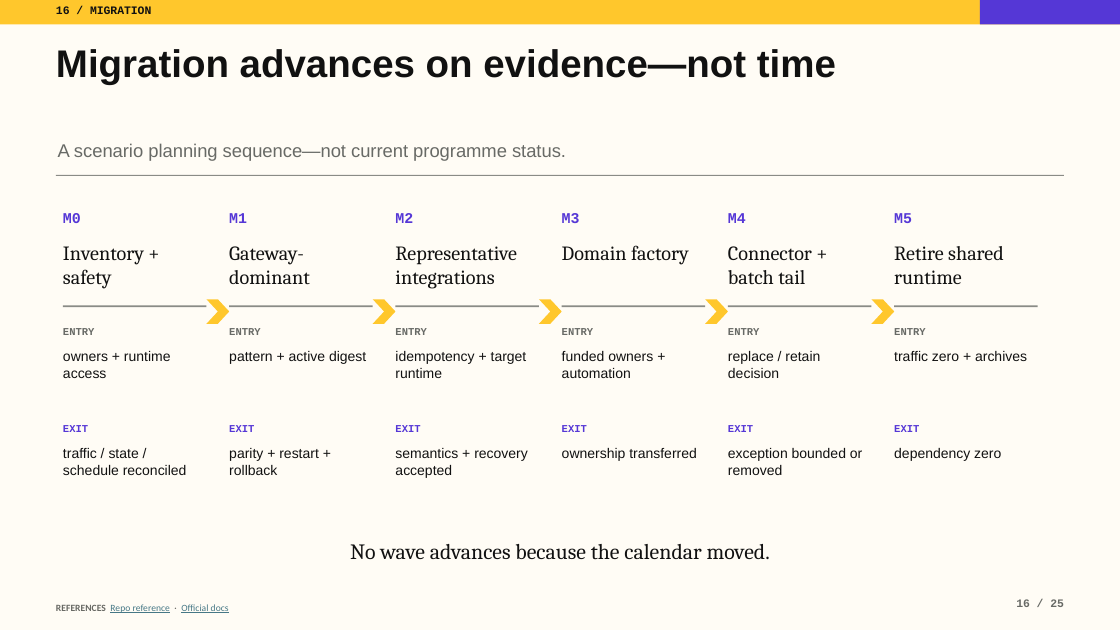
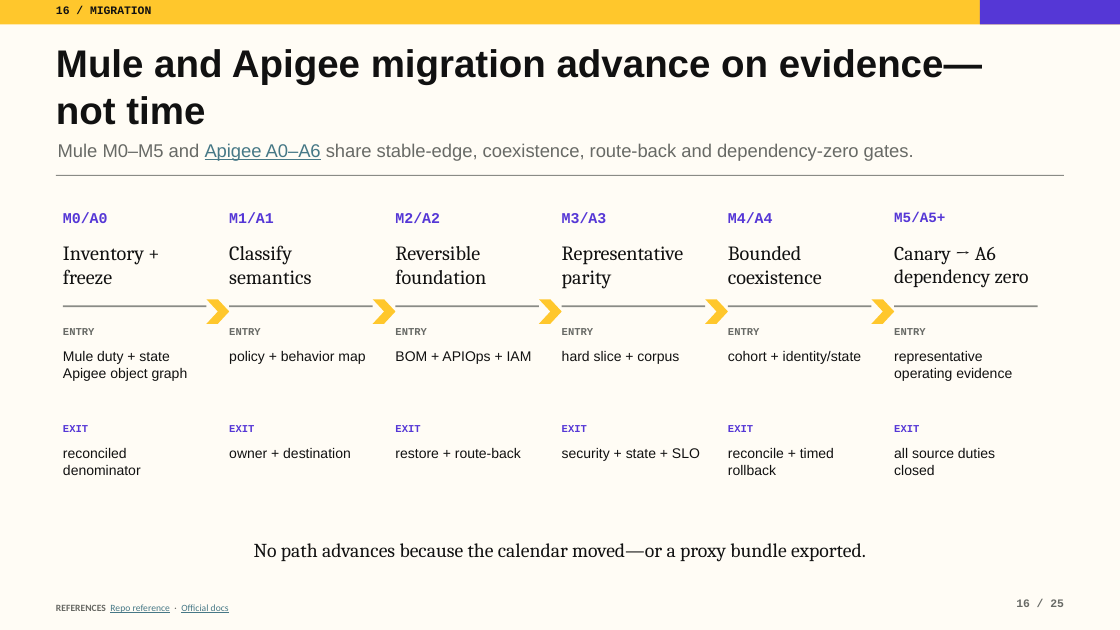
Before and after one commit to tomqwu/apim, a slide deck: slide 16 of presentations/kong-platform-journey-guided.pptx. Drawn at 1120x630 pixels with LibreOffice and Linux fonts; fonts in the diff are those of the drawing. Boxes give left, top, right and bottom in pixels: in the first picture for what was removed or moved away, otherwise in the second. Text is boxed around its words. In the diff, an @@ line names an element or a change of style, - is before the commit and + after.

Commit message:
Expand Kong evaluation assurance and migration evidence (#15)

```diff
--- a/presentations/kong-platform-journey-guided.pptx
+++ b/presentations/kong-platform-journey-guided.pptx
@@ text at <box>56,49,982,125</box>: text changed @@
-Migration advances on evidence—not time
+Mule and Apigee migration advance on evidence—not time
@@ text at <box>58,143,914,161</box>: text changed @@
-A scenario planning sequence—not current programme status.
+Mule M0–M5 and Apigee A0–A6 share stable-edge, coexistence, route-back and dependency-zero gates.
@@ text at <box>63,212,108,223</box>: text changed @@
-M0
+M0/A0
@@ text at <box>229,212,274,223</box>: text changed @@
-M1
+M1/A1
@@ text at <box>395,212,440,223</box>: text changed @@
-M2
+M2/A2
@@ text at <box>562,212,607,223</box>: text changed @@
-M3
+M3/A3
@@ text at <box>728,212,773,223</box>: text changed @@
-M4
+M4/A4
@@ text at <box>894,212,945,222</box>: text changed; size 12.8 to 12.3 pt @@
-M5
+M5/A5+
@@ text at <box>63,246,144,284</box>: text changed @@
-Inventory + safety
+Inventory + freeze
@@ text at <box>229,245,311,285</box>: text changed @@
-Gateway-
-dominant
+Classify
+semantics
@@ text at <box>395,246,486,285</box>: text changed @@
-Representative
-integrations
+Reversible
+foundation
@@ text at <box>562,246,684,289</box>: text changed @@
-Domain factory
+Representative
+parity
@@ text at <box>728,246,822,284</box>: text changed @@
-Connector +
-batch tail
+Bounded
+coexistence
@@ text at <box>894,246,1029,288</box>: text changed; size 17.2 to 16.8 pt @@
-Retire shared
-runtime
+Canary → A6
+dependency zero
@@ text at <box>63,351,188,381</box>: text changed @@
-owners + runtime access
+Mule duty + state
+Apigee object graph
@@ text at <box>229,351,365,364</box>: text changed @@
-pattern + active digest
+policy + behavior map
@@ text at <box>395,351,532,364</box>: text changed @@
-idempotency + target runtime
+BOM + APIOps + IAM
@@ text at <box>562,351,679,364</box>: text changed @@
-funded owners + automation
+hard slice + corpus
@@ text at <box>728,351,861,364</box>: text changed @@
-replace / retain decision
+cohort + identity/state
@@ text at <box>894,351,1012,381</box>: text changed @@
-traffic zero + archives
+representative operating evidence
@@ text at <box>63,448,141,475</box>: text changed @@
-traffic / state / schedule reconciled
+reconciled denominator
@@ text at <box>229,448,351,458</box>: text changed @@
-parity + restart + rollback
+owner + destination
@@ text at <box>395,448,521,458</box>: text changed @@
-semantics + recovery accepted
+restore + route-back
@@ text at <box>562,448,700,461</box>: text changed @@
-ownership transferred
+security + state + SLO
@@ text at <box>728,448,834,475</box>: text changed @@
-exception bounded or removed
+reconcile + timed rollback
@@ text at <box>894,448,995,475</box>: text changed @@
-dependency zero
+all source duties closed
@@ text at <box>254,543,866,562</box>: text changed; size 18.8 to 16.9 pt @@
-No wave advances because the calendar moved.
+No path advances because the calendar moved—or a proxy bundle exported.
```
Also in this commit, not shown: 9 other slides changed, 22 other files.
